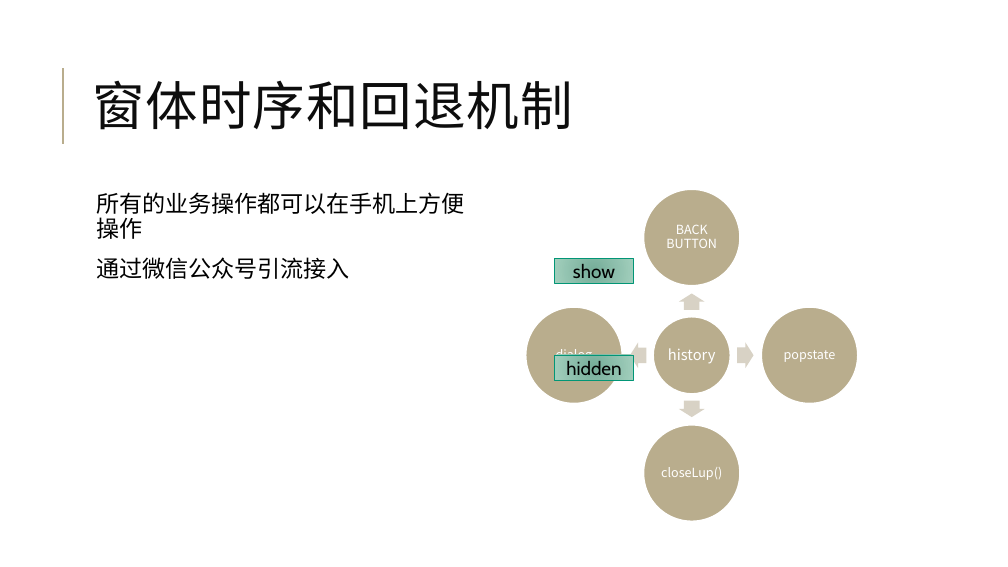
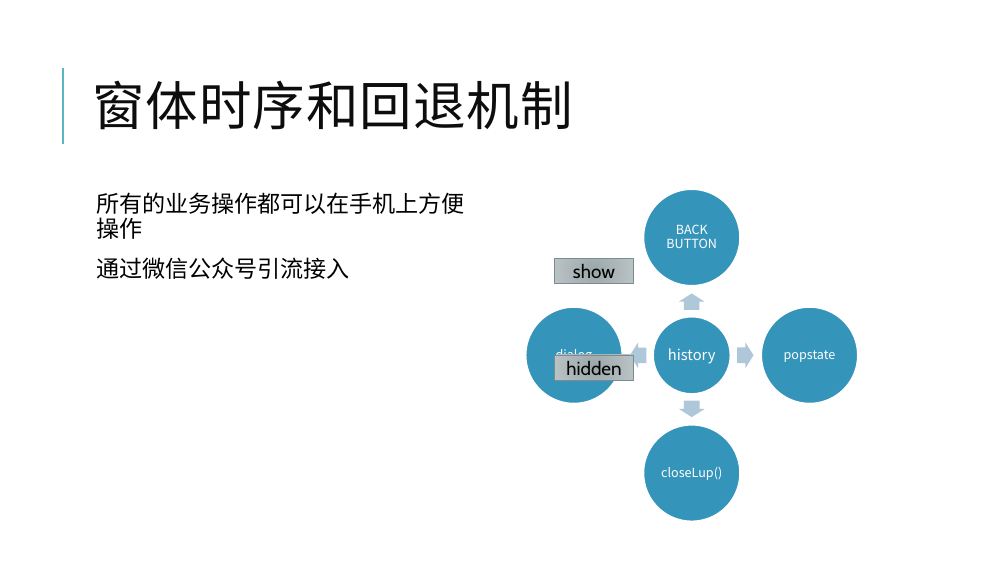
Before and after one commit to jzgi/chainsmart, a slide deck: slide 4 of Docs/品链供销.pptx. Drawn at 1008x567 pixels with LibreOffice and Linux fonts; fonts in the diff are those of the drawing. Boxes give left, top, right and bottom in pixels: in the first picture for what was removed or moved away, otherwise in the second. Text is boxed around its words. In the diff, an @@ line names an element or a change of style, - is before the commit and + after.

```diff
--- a/Docs/品链供销.pptx
+++ b/Docs/品链供销.pptx
@@ line (63, 144) - (63, 68): stroke #B9AD8D 1.5 pt to #58B6C0 1.5 pt @@
@@ rectangle "show" at <box>554,259,634,284</box>: fill gradient #76AE99 to #A2CFBD to gradient #9CA7A9 to #BBC5C6; outline #029676 0.75 pt to #7A8C8E 0.75 pt @@
@@ fill #B9AD8D to #3494BA in 5 elements at <box>653,317,730,394</box>, <box>644,189,740,286</box>, <box>761,307,858,404</box>, <box>644,425,740,522</box>, <box>526,307,622,404</box> @@
@@ rectangle "hidden" at <box>554,355,634,380</box>: fill gradient #76AE99 to #A2CFBD to gradient #9CA7A9 to #BBC5C6; outline #029676 0.75 pt to #7A8C8E 0.75 pt @@
@@ fill #D9D3C5 to #AEC8D9 in 4 elements at <box>679,293,705,310</box>, <box>737,343,754,368</box>, <box>679,401,705,417</box>, <box>630,343,647,368</box> @@
```
Also in this commit, not shown: 34 other slides changed, 9 other files.
